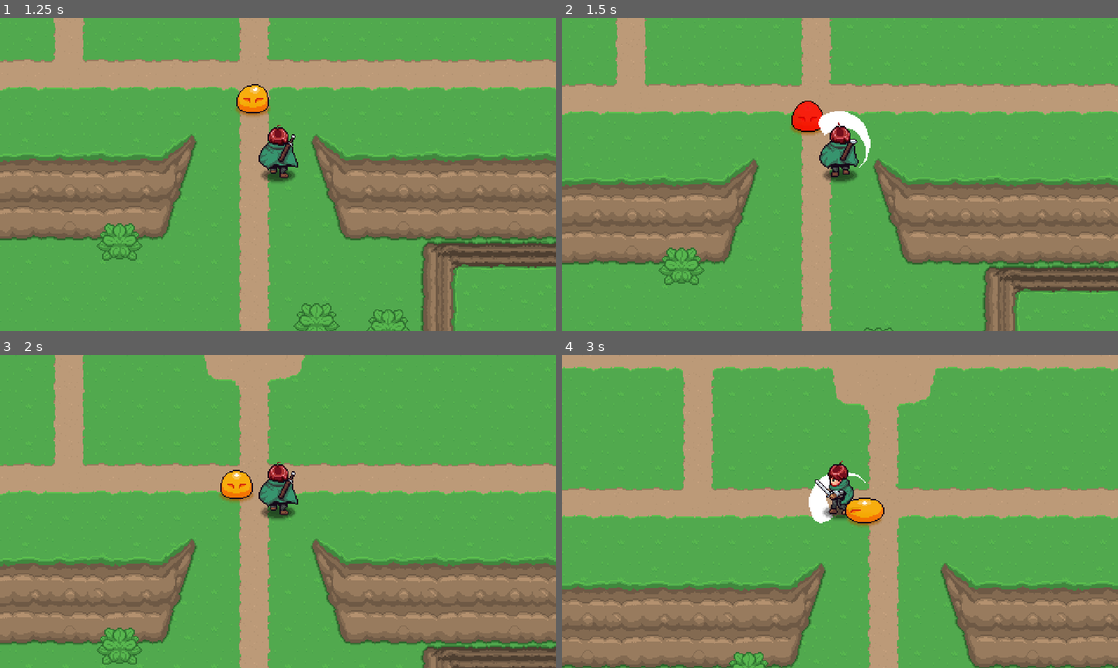
Above: before the commit, frames 1-4 (two rows, left to right).
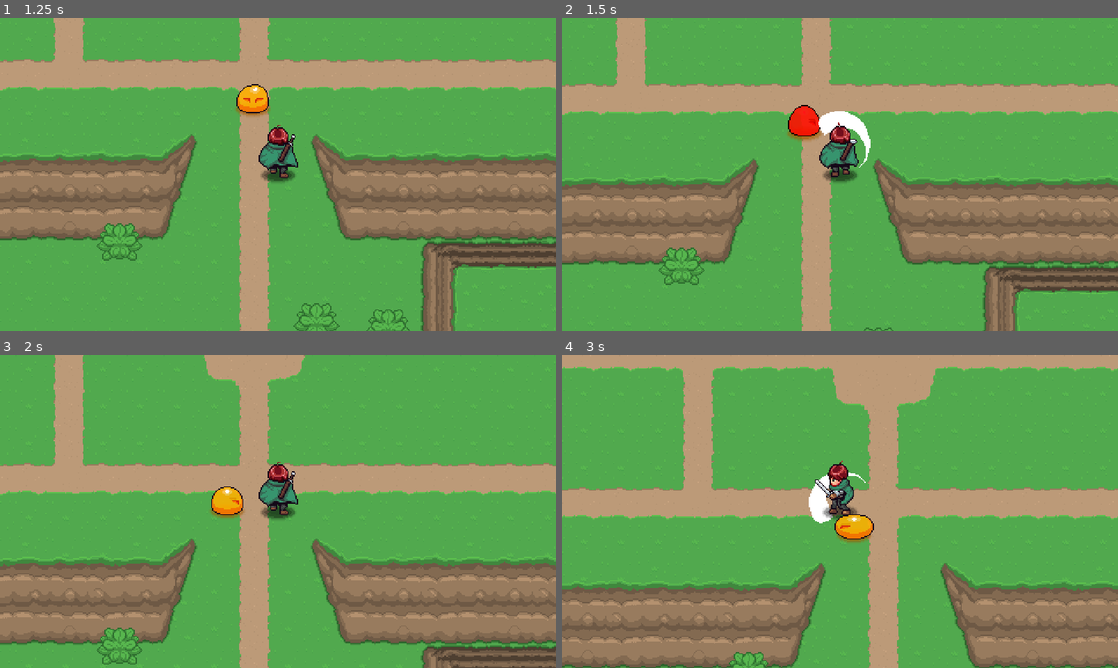
Above: after the commit, the same moments.

Repository: decioneto/aarpg
Game: Godot game, scene res://playground.tscn
Same seed, same stepped clock (60 frames per second), same inputs: the game is played once before the commit and once after it.
Inputs (mouse positions are in pixels of both pictures, inside the frame that each line leads up to):
- Up to frame 1 (1.25 s): move the mouse to (250, 237) at 0.52 s; press the mouse at (250, 237) at 0.53 s; hold W (up) from 0.53 s (still down)
- Up to frame 2 (1.5 s): keep holding W (up); move the mouse to (1006, 221) at 1.27 s; release the mouse at (1006, 221) at 1.28 s; click (1006, 221) at 1.35 s
- Up to frame 3 (2 s): keep holding W (up)
- Up to frame 4 (3 s): move the mouse to (673, 464) at 2.02 s; release W (up) at 2.03 s; press the mouse at (673, 464) at 2.03 s; hold A (left) from 2.03 s (still down); move the mouse to (867, 511) at 2.77 s; release the mouse at (867, 511) at 2.78 s; click (867, 511) at 2.85 s

Frame 1 is identical in both runs. In frame 2, 0.3% of the frame differs, in the area x 40-47%, y 26-40%; in frame 3, 0.8%; in frame 4, 0.9%, in the area x 49-58%, y 45-60%.

Commit message:
updating enemy damage position

Diff:
--- a/Enemies/scripts/enemy.gd
+++ b/Enemies/scripts/enemy.gd
@@ -1,8 +1,8 @@
 class_name Enemy extends CharacterBody2D
 
 signal DirectionChanged(new_direction: Vector2)
-signal enemy_damage()
-signal enemy_destroyed()
+signal enemy_damage(hurt_box: HurtBox)
+signal enemy_destroyed(hurt_box: HurtBox)
 
 const DIR_4 = [Vector2.RIGHT, Vector2.DOWN, Vector2.LEFT, Vector2.UP]
 
@@ -57,11 +57,11 @@
   else:
     return "side"
 
-func _take_damage(damage: int) -> void:
+func _take_damage(hurt_box: HurtBox) -> void:
   if invulnerable == true:
     return
-  hp -= damage
+  hp -= hurt_box.damage
   if hp > 0:
-    enemy_damage.emit()
+    enemy_damage.emit(hurt_box)
   else:
-    enemy_destroyed.emit()
+    enemy_destroyed.emit(hurt_box)
--- a/Enemies/scripts/states/enemy_state_destroy.gd
+++ b/Enemies/scripts/states/enemy_state_destroy.gd
@@ -6,6 +6,7 @@
 
 @export_category("AI")
 
+var _damage_position: Vector2
 var _diretion: Vector2
 
 func init() -> void:
@@ -14,7 +15,7 @@
 
 func enter() -> void:
   enemy.invulnerable = true
-  _diretion = enemy.global_position.direction_to(enemy.player.global_position)
+  _diretion = enemy.global_position.direction_to(_damage_position)
   enemy.SetDirection(_diretion)
   enemy.velocity = _diretion * -knockback_speed
   enemy.update_animation(anim_name)
@@ -32,7 +33,8 @@
 func _physics(_delta: float) -> EnemyState:
   return null
 
-func on_enemy_destroy() -> void:
+func on_enemy_destroy(hurt_box: HurtBox) -> void:
+  _damage_position = hurt_box.global_position
   enemy.state_machine.ChangeState(self)
 
 func _on_animation_finished(_a: String):
--- a/Enemies/scripts/states/enemy_state_stun.gd
+++ b/Enemies/scripts/states/enemy_state_stun.gd
@@ -7,6 +7,7 @@
 @export_category("AI")
 @export var next_state: EnemyState
 
+var _damage_position: Vector2
 var _diretion: Vector2
 var _animation_finished: bool = false
 
@@ -17,7 +18,7 @@
 func enter() -> void:
   enemy.invulnerable = true
   _animation_finished = false
-  _diretion = enemy.global_position.direction_to(enemy.player.global_position)
+  _diretion = enemy.global_position.direction_to(_damage_position)
   enemy.SetDirection(_diretion)
   enemy.velocity = _diretion * -knockback_speed
   enemy.update_animation(anim_name)
@@ -40,7 +41,8 @@
 func _physics(_delta: float) -> EnemyState:
   return null
 
-func on_enemy_damage() -> void:
+func on_enemy_damage(hurt_box: HurtBox) -> void:
+  _damage_position = hurt_box.global_position
   enemy.state_machine.ChangeState(self)
 
 func _on_animation_finished(_a: String):
--- a/Enemies/slime/slime.tscn
+++ b/Enemies/slime/slime.tscn
@@ -21,6 +21,246 @@
 radius = 5.0
 height = 20.0
 
+[sub_resource type="Animation" id="Animation_qdd58"]
+resource_name = "Destroy_down"
+step = 0.05
+tracks/0/type = "value"
+tracks/0/imported = false
+tracks/0/enabled = true
+tracks/0/path = NodePath("Sprite2D:frame")
+tracks/0/interp = 1
+tracks/0/loop_wrap = true
+tracks/0/keys = {
+"times": PackedFloat32Array(0, 0.05, 0.1, 0.15, 0.2, 0.25),
+"transitions": PackedFloat32Array(1, 1, 1.03526, 1, 1, 1),
+"update": 1,
+"values": [18, 19, 20, 9, 11, 18]
+}
+tracks/1/type = "value"
+tracks/1/imported = false
+tracks/1/enabled = true
+tracks/1/path = NodePath("Sprite2D:position")
+tracks/1/interp = 1
+tracks/1/loop_wrap = true
+tracks/1/keys = {
+"times": PackedFloat32Array(0, 0.1, 0.25, 0.3),
+"transitions": PackedFloat32Array(1, 1, 1, 1),
+"update": 0,
+"values": [Vector2(0, -19), Vector2(0, -22), Vector2(0, -19), Vector2(0, -19)]
+}
+tracks/2/type = "value"
+tracks/2/imported = false
+tracks/2/enabled = true
+tracks/2/path = NodePath("Sprite2D:modulate")
+tracks/2/interp = 1
+tracks/2/loop_wrap = true
+tracks/2/keys = {
+"times": PackedFloat32Array(0, 0.2, 0.25, 0.35),
+"transitions": PackedFloat32Array(1, 1, 1, 1),
+"update": 0,
+"values": [Color(1, 0, 0, 1), Color(1, 1, 1, 1), Color(1, 1, 1, 1), Color(1, 1, 1, 0)]
+}
+tracks/3/type = "audio"
+tracks/3/imported = false
+tracks/3/enabled = true
+tracks/3/path = NodePath("AudioStreamPlayer2D")
+tracks/3/interp = 1
+tracks/3/loop_wrap = true
+tracks/3/keys = {
+"clips": [{
+"end_offset": 0.0,
+"start_offset": 0.0,
+"stream": ExtResource("5_nbo77")
+}],
+"times": PackedFloat32Array(0)
+}
+tracks/3/use_blend = true
+tracks/4/type = "audio"
+tracks/4/imported = false
+tracks/4/enabled = true
+tracks/4/path = NodePath("AudioStreamPlayer2D")
+tracks/4/interp = 1
+tracks/4/loop_wrap = true
+tracks/4/keys = {
+"clips": [{
+"end_offset": 0.0,
+"start_offset": 0.0,
+"stream": ExtResource("6_uyrms")
+}],
+"times": PackedFloat32Array(0.05)
+}
+tracks/4/use_blend = true
+tracks/5/type = "animation"
+tracks/5/imported = false
+tracks/5/enabled = true
+tracks/5/path = NodePath("DestroyEffect/AnimationPlayer")
+tracks/5/interp = 1
+tracks/5/loop_wrap = true
+tracks/5/keys = {
+"clips": PackedStringArray("destroy"),
+"times": PackedFloat32Array(0)
+}
+
+[sub_resource type="Animation" id="Animation_xewpd"]
+resource_name = "Destroy_side"
+step = 0.05
+tracks/0/type = "value"
+tracks/0/imported = false
+tracks/0/enabled = true
+tracks/0/path = NodePath("Sprite2D:frame")
+tracks/0/interp = 1
+tracks/0/loop_wrap = true
+tracks/0/keys = {
+"times": PackedFloat32Array(0, 0.05, 0.1, 0.15, 0.2, 0.25),
+"transitions": PackedFloat32Array(1, 1, 1.03526, 1, 1, 1),
+"update": 1,
+"values": [24, 25, 26, 17, 15, 24]
+}
+tracks/1/type = "value"
+tracks/1/imported = false
+tracks/1/enabled = true
+tracks/1/path = NodePath("Sprite2D:position")
+tracks/1/interp = 1
+tracks/1/loop_wrap = true
+tracks/1/keys = {
+"times": PackedFloat32Array(0, 0.1, 0.25, 0.3),
+"transitions": PackedFloat32Array(1, 1, 1, 1),
+"update": 0,
+"values": [Vector2(0, -19), Vector2(0, -22), Vector2(0, -19), Vector2(0, -19)]
+}
+tracks/2/type = "value"
+tracks/2/imported = false
+tracks/2/enabled = true
+tracks/2/path = NodePath("Sprite2D:modulate")
+tracks/2/interp = 1
+tracks/2/loop_wrap = true
+tracks/2/keys = {
+"times": PackedFloat32Array(0, 0.2, 0.25, 0.35),
+"transitions": PackedFloat32Array(1, 1, 1, 1),
+"update": 0,
+"values": [Color(1, 0, 0, 1), Color(1, 1, 1, 1), Color(1, 1, 1, 1), Color(1, 1, 1, 0)]
+}
+tracks/3/type = "audio"
+tracks/3/imported = false
+tracks/3/enabled = true
+tracks/3/path = NodePath("AudioStreamPlayer2D")
+tracks/3/interp = 1
+tracks/3/loop_wrap = true
+tracks/3/keys = {
+"clips": [{
+"end_offset": 0.0,
+"start_offset": 0.0,
+"stream": ExtResource("5_nbo77")
+}],
+"times": PackedFloat32Array(0)
+}
+tracks/3/use_blend = true
+tracks/4/type = "audio"
+tracks/4/imported = false
+tracks/4/enabled = true
+tracks/4/path = NodePath("AudioStreamPlayer2D")
+tracks/4/interp = 1
+tracks/4/loop_wrap = true
+tracks/4/keys = {
+"clips": [{
+"end_offset": 0.0,
+"start_offset": 0.0,
+"stream": ExtResource("6_uyrms")
+}],
+"times": PackedFloat32Array(0.05)
+}
+tracks/4/use_blend = true
+tracks/5/type = "animation"
+tracks/5/imported = false
+tracks/5/enabled = true
+tracks/5/path = NodePath("DestroyEffect/AnimationPlayer")
+tracks/5/interp = 1
+tracks/5/loop_wrap = true
+tracks/5/keys = {
+"clips": PackedStringArray("destroy"),
+"times": PackedFloat32Array(0)
+}
+
+[sub_resource type="Animation" id="Animation_4girq"]
+resource_name = "Destroy_up"
+step = 0.05
+tracks/0/type = "value"
+tracks/0/imported = false
+tracks/0/enabled = true
+tracks/0/path = NodePath("Sprite2D:frame")
+tracks/0/interp = 1
+tracks/0/loop_wrap = true
+tracks/0/keys = {
+"times": PackedFloat32Array(0, 0.05, 0.1, 0.15, 0.2, 0.25),
+"transitions": PackedFloat32Array(1, 1, 1.03526, 1, 1, 1),
+"update": 1,
+"values": [21, 22, 23, 14, 12, 21]
+}
+tracks/1/type = "value"
+tracks/1/imported = false
+tracks/1/enabled = true
+tracks/1/path = NodePath("Sprite2D:position")
+tracks/1/interp = 1
+tracks/1/loop_wrap = true
+tracks/1/keys = {
+"times": PackedFloat32Array(0, 0.1, 0.25, 0.3),
+"transitions": PackedFloat32Array(1, 1, 1, 1),
+"update": 0,
+"values": [Vector2(0, -19), Vector2(0, -22), Vector2(0, -19), Vector2(0, -19)]
+}
+tracks/2/type = "value"
+tracks/2/imported = false
+tracks/2/enabled = true
+tracks/2/path = NodePath("Sprite2D:modulate")
+tracks/2/interp = 1
+tracks/2/loop_wrap = true
+tracks/2/keys = {
+"times": PackedFloat32Array(0, 0.2, 0.25, 0.35),
+"transitions": PackedFloat32Array(1, 1, 1, 1),
+"update": 0,
+"values": [Color(1, 0, 0, 1), Color(1, 1, 1, 1), Color(1, 1, 1, 1), Color(1, 1, 1, 0)]
+}
+tracks/3/type = "audio"
+tracks/3/imported = false
+tracks/3/enabled = true
+tracks/3/path = NodePath("AudioStreamPlayer2D")
+tracks/3/interp = 1
+tracks/3/loop_wrap = true
+tracks/3/keys = {
+"clips": [{
+"end_offset": 0.0,
+"start_offset": 0.0,
+"stream": ExtResource("5_nbo77")
+}],
+"times": PackedFloat32Array(0)
+}
+tracks/3/use_blend = true
+tracks/4/type = "audio"
+tracks/4/imported = false
+tracks/4/enabled = true
+tracks/4/path = NodePath("AudioStreamPlayer2D")
+tracks/4/interp = 1
+tracks/4/loop_wrap = true
+tracks/4/keys = {
+"clips": [{
+"end_offset": 0.0,
+"start_offset": 0.0,
+"stream": ExtResource("6_uyrms")
+}],
+"times": PackedFloat32Array(0.05)
+}
+tracks/4/use_blend = true
+tracks/5/type = "animation"
+tracks/5/imported = false
+tracks/5/enabled = true
+tracks/5/path = NodePath("DestroyEffect/AnimationPlayer")
+tracks/5/interp = 1
+tracks/5/loop_wrap = true
+tracks/5/keys = {
+"clips": PackedStringArray("destroy"),
+"times": PackedFloat32Array(0)
+}
+
 [sub_resource type="Animation" id="Animation_6s0i6"]
 resource_name = "Idle_down"
 length = 0.4
@@ -147,333 +387,6 @@
 "values": [Color(1, 1, 1, 1)]
 }
 
-[sub_resource type="Animation" id="Animation_mqbni"]
-resource_name = "Walk_down"
-length = 0.7
-loop_mode = 1
-tracks/0/type = "value"
-tracks/0/imported = false
-tracks/0/enabled = true
-tracks/0/path = NodePath("Sprite2D:frame")
-tracks/0/interp = 1
-tracks/0/loop_wrap = true
-tracks/0/keys = {
-"times": PackedFloat32Array(0, 0.2, 0.4, 0.7),
-"transitions": PackedFloat32Array(1, 1, 1, 1),
-"update": 0,
-"values": [9, 10, 11, 12]
-}
-tracks/1/type = "value"
-tracks/1/imported = false
-tracks/1/enabled = true
-tracks/1/path = NodePath("Sprite2D:position")
-tracks/1/interp = 1
-tracks/1/loop_wrap = true
-tracks/1/keys = {
-"times": PackedFloat32Array(0, 0.2, 0.5, 0.7),
-"transitions": PackedFloat32Array(-2, -2, -2, 1),
-"update": 0,
-"values": [Vector2(0, -19), Vector2(0, -19), Vector2(0, -23), Vector2(0, -19)]
-}
-
-[sub_resource type="Animation" id="Animation_3l4cu"]
-resource_name = "Walk_side"
-length = 0.7
-loop_mode = 1
-tracks/0/type = "value"
-tracks/0/imported = false
-tracks/0/enabled = true
-tracks/0/path = NodePath("Sprite2D:frame")
-tracks/0/interp = 1
-tracks/0/loop_wrap = true
-tracks/0/keys = {
-"times": PackedFloat32Array(0, 0.2, 0.4, 0.7),
-"transitions": PackedFloat32Array(1, 1, 1, 1),
-"update": 0,
-"values": [15, 16, 17, 15]
-}
-tracks/1/type = "value"
-tracks/1/imported = false
-tracks/1/enabled = true
-tracks/1/path = NodePath("Sprite2D:position")
-tracks/1/interp = 1
-tracks/1/loop_wrap = true
-tracks/1/keys = {
-"times": PackedFloat32Array(0, 0.2, 0.5, 0.7),
-"transitions": PackedFloat32Array(-2, -2, -2, 1),
-"update": 0,
-"values": [Vector2(0, -19), Vector2(0, -19), Vector2(0, -23), Vector2(0, -19)]
-}
-
-[sub_resource type="Animation" id="Animation_22fhf"]
-resource_name = "Walk_up"
-length = 0.7
-loop_mode = 1
-tracks/0/type = "value"
-tracks/0/imported = false
-tracks/0/enabled = true
-tracks/0/path = NodePath("Sprite2D:frame")
-tracks/0/interp = 1
-tracks/0/loop_wrap = true
-tracks/0/keys = {
-"times": PackedFloat32Array(0, 0.2, 0.4, 0.7),
-"transitions": PackedFloat32Array(1, 1, 1, 1),
-"update": 0,
-"values": [12, 13, 14, 12]
-}
-tracks/1/type = "value"
-tracks/1/imported = false
-tracks/1/enabled = true
-tracks/1/path = NodePath("Sprite2D:position")
-tracks/1/interp = 1
-tracks/1/loop_wrap = true
-tracks/1/keys = {
-"times": PackedFloat32Array(0, 0.2, 0.5, 0.7),
-"transitions": PackedFloat32Array(-2, -2, -2, 1),
-"update": 0,
-"values": [Vector2(0, -19), Vector2(0, -19), Vector2(0, -23), Vector2(0, -19)]
-}
-
-[sub_resource type="Animation" id="Animation_qdd58"]
-resource_name = "Destroy_down"
-step = 0.05
-tracks/0/type = "value"
-tracks/0/imported = false
-tracks/0/enabled = true
-tracks/0/path = NodePath("Sprite2D:frame")
-tracks/0/interp = 1
-tracks/0/loop_wrap = true
-tracks/0/keys = {
-"times": PackedFloat32Array(0, 0.05, 0.1, 0.15, 0.2, 0.25),
-"transitions": PackedFloat32Array(1, 1, 1.03526, 1, 1, 1),
-"update": 1,
-"values": [18, 19, 20, 9, 11, 18]
-}
-tracks/1/type = "value"
-tracks/1/imported = false
-tracks/1/enabled = true
-tracks/1/path = NodePath("Sprite2D:position")
-tracks/1/interp = 1
-tracks/1/loop_wrap = true
-tracks/1/keys = {
-"times": PackedFloat32Array(0, 0.1, 0.25, 0.3),
-"transitions": PackedFloat32Array(1, 1, 1, 1),
-"update": 0,
-"values": [Vector2(0, -19), Vector2(0, -22), Vector2(0, -19), Vector2(0, -19)]
-}
-tracks/2/type = "value"
-tracks/2/imported = false
-tracks/2/enabled = true
-tracks/2/path = NodePath("Sprite2D:modulate")
-tracks/2/interp = 1
-tracks/2/loop_wrap = true
-tracks/2/keys = {
-"times": PackedFloat32Array(0, 0.2, 0.25, 0.35),
-"transitions": PackedFloat32Array(1, 1, 1, 1),
-"update": 0,
-"values": [Color(1, 0, 0, 1), Color(1, 1, 1, 1), Color(1, 1, 1, 1), Color(1, 1, 1, 0)]
-}
-tracks/3/type = "audio"
-tracks/3/imported = false
-tracks/3/enabled = true
-tracks/3/path = NodePath("AudioStreamPlayer2D")
-tracks/3/interp = 1
-tracks/3/loop_wrap = true
-tracks/3/keys = {
-"clips": [{
-"end_offset": 0.0,
-"start_offset": 0.0,
-"stream": ExtResource("5_nbo77")
-}],
-"times": PackedFloat32Array(0)
-}
-tracks/3/use_blend = true
-tracks/4/type = "audio"
-tracks/4/imported = false
-tracks/4/enabled = true
-tracks/4/path = NodePath("AudioStreamPlayer2D")
-tracks/4/interp = 1
-tracks/4/loop_wrap = true
-tracks/4/keys = {
-"clips": [{
-"end_offset": 0.0,
-"start_offset": 0.0,
-"stream": ExtResource("6_uyrms")
-}],
-"times": PackedFloat32Array(0.05)
-}
-tracks/4/use_blend = true
-tracks/5/type = "animation"
-tracks/5/imported = false
-tracks/5/enabled = true
-tracks/5/path = NodePath("DestroyEffect/AnimationPlayer")
-tracks/5/interp = 1
-tracks/5/loop_wrap = true
-tracks/5/keys = {
-"clips": PackedStringArray("destroy"),
-"times": PackedFloat32Array(0)
-}
-
-[sub_resource type="Animation" id="Animation_xewpd"]
-resource_name = "Destroy_side"
-step = 0.05
-tracks/0/type = "value"
-tracks/0/imported = false
-tracks/0/enabled = true
-tracks/0/path = NodePath("Sprite2D:frame")
-tracks/0/interp = 1
-tracks/0/loop_wrap = true
-tracks/0/keys = {
-"times": PackedFloat32Array(0, 0.05, 0.1, 0.15, 0.2, 0.25),
-"transitions": PackedFloat32Array(1, 1, 1.03526, 1, 1, 1),
-"update": 1,
-"values": [24, 25, 26, 17, 15, 24]
-}
-tracks/1/type = "value"
-tracks/1/imported = false
-tracks/1/enabled = true
-tracks/1/path = NodePath("Sprite2D:position")
-tracks/1/interp = 1
-tracks/1/loop_wrap = true
-tracks/1/keys = {
-"times": PackedFloat32Array(0, 0.1, 0.25, 0.3),
-"transitions": PackedFloat32Array(1, 1, 1, 1),
-"update": 0,
-"values": [Vector2(0, -19), Vector2(0, -22), Vector2(0, -19), Vector2(0, -19)]
-}
-tracks/2/type = "value"
-tracks/2/imported = false
-tracks/2/enabled = true
-tracks/2/path = NodePath("Sprite2D:modulate")
-tracks/2/interp = 1
-tracks/2/loop_wrap = true
-tracks/2/keys = {
-"times": PackedFloat32Array(0, 0.2, 0.25, 0.35),
-"transitions": PackedFloat32Array(1, 1, 1, 1),
-"update": 0,
-"values": [Color(1, 0, 0, 1), Color(1, 1, 1, 1), Color(1, 1, 1, 1), Color(1, 1, 1, 0)]
-}
-tracks/3/type = "audio"
-tracks/3/imported = false
-tracks/3/enabled = true
-tracks/3/path = NodePath("AudioStreamPlayer2D")
-tracks/3/interp = 1
-tracks/3/loop_wrap = true
-tracks/3/keys = {
-"clips": [{
-"end_offset": 0.0,
-"start_offset": 0.0,
-"stream": ExtResource("5_nbo77")
-}],
-"times": PackedFloat32Array(0)
-}
-tracks/3/use_blend = true
-tracks/4/type = "audio"
-tracks/4/imported = false
-tracks/4/enabled = true
-tracks/4/path = NodePath("AudioStreamPlayer2D")
-tracks/4/interp = 1
-tracks/4/loop_wrap = true
-tracks/4/keys = {
-"clips": [{
-"end_offset": 0.0,
-"start_offset": 0.0,
-"stream": ExtResource("6_uyrms")
-}],
-"times": PackedFloat32Array(0.05)
-}
-tracks/4/use_blend = true
-tracks/5/type = "animation"
-tracks/5/imported = false
-tracks/5/enabled = true
-tracks/5/path = NodePath("DestroyEffect/AnimationPlayer")
-tracks/5/interp = 1
-tracks/5/loop_wrap = true
-tracks/5/keys = {
-"clips": PackedStringArray("destroy"),
-"times": PackedFloat32Array(0)
-}
-
-[sub_resource type="Animation" id="Animation_4girq"]
-resource_name = "Destroy_up"
-step = 0.05
-tracks/0/type = "value"
-tracks/0/imported = false
-tracks/0/enabled = true
-tracks/0/path = NodePath("Sprite2D:frame")
-tracks/0/interp = 1
-tracks/0/loop_wrap = true
-tracks/0/keys = {
-"times": PackedFloat32Array(0, 0.05, 0.1, 0.15, 0.2, 0.25),
-"transitions": PackedFloat32Array(1, 1, 1.03526, 1, 1, 1),
-"update": 1,
-"values": [21, 22, 23, 14, 12, 21]
-}
-tracks/1/type = "value"
-tracks/1/imported = false
-tracks/1/enabled = true
-tracks/1/path = NodePath("Sprite2D:position")
-tracks/1/interp = 1
-tracks/1/loop_wrap = true
-tracks/1/keys = {
-"times": PackedFloat32Array(0, 0.1, 0.25, 0.3),
-"transitions": PackedFloat32Array(1, 1, 1, 1),
-"update": 0,
-"values": [Vector2(0, -19), Vector2(0, -22), Vector2(0, -19), Vector2(0, -19)]
-}
-tracks/2/type = "value"
-tracks/2/imported = false
-tracks/2/enabled = true
-tracks/2/path = NodePath("Sprite2D:modulate")
-tracks/2/interp = 1
-tracks/2/loop_wrap = true
-tracks/2/keys = {
-"times": PackedFloat32Array(0, 0.2, 0.25, 0.35),
-"transitions": PackedFloat32Array(1, 1, 1, 1),
-"update": 0,
-"values": [Color(1, 0, 0, 1), Color(1, 1, 1, 1), Color(1, 1, 1, 1), Color(1, 1, 1, 0)]
-}
-tracks/3/type = "audio"
-tracks/3/imported = false
-tracks/3/enabled = true
-tracks/3/path = NodePath("AudioStreamPlayer2D")
-tracks/3/interp = 1
-tracks/3/loop_wrap = true
-tracks/3/keys = {
-"clips": [{
-"end_offset": 0.0,
-"start_offset": 0.0,
-"stream": ExtResource("5_nbo77")
-}],
-"times": PackedFloat32Array(0)
-}
-tracks/3/use_blend = true
-tracks/4/type = "audio"
-tracks/4/imported = false
-tracks/4/enabled = true
-tracks/4/path = NodePath("AudioStreamPlayer2D")
-tracks/4/interp = 1
-tracks/4/loop_wrap = true
-tracks/4/keys = {
-"clips": [{
-"end_offset": 0.0,
-"start_offset": 0.0,
-"stream": ExtResource("6_uyrms")
-}],
-"times": PackedFloat32Array(0.05)
-}
-tracks/4/use_blend = true
-tracks/5/type = "animation"
-tracks/5/imported = false
-tracks/5/enabled = true
-tracks/5/path = NodePath("DestroyEffect/AnimationPlayer")
-tracks/5/interp = 1
-tracks/5/loop_wrap = true
-tracks/5/keys = {
-"clips": PackedStringArray("destroy"),
-"times": PackedFloat32Array(0)
-}
-
 [sub_resource type="Animation" id="Animation_ld05h"]
 resource_name = "Stun_down"
 length = 0.3
@@ -641,6 +554,93 @@
 "times": PackedFloat32Array(0)
 }
 tracks/3/use_blend = true
+
+[sub_resource type="Animation" id="Animation_mqbni"]
+resource_name = "Walk_down"
+length = 0.7
+loop_mode = 1
+tracks/0/type = "value"
+tracks/0/imported = false
+tracks/0/enabled = true
+tracks/0/path = NodePath("Sprite2D:frame")
+tracks/0/interp = 1
+tracks/0/loop_wrap = true
+tracks/0/keys = {
+"times": PackedFloat32Array(0, 0.2, 0.4, 0.7),
+"transitions": PackedFloat32Array(1, 1, 1, 1),
+"update": 0,
+"values": [9, 10, 11, 12]
+}
+tracks/1/type = "value"
+tracks/1/imported = false
+tracks/1/enabled = true
+tracks/1/path = NodePath("Sprite2D:position")
+tracks/1/interp = 1
+tracks/1/loop_wrap = true
+tracks/1/keys = {
+"times": PackedFloat32Array(0, 0.2, 0.5, 0.7),
+"transitions": PackedFloat32Array(-2, -2, -2, 1),
+"update": 0,
+"values": [Vector2(0, -19), Vector2(0, -19), Vector2(0, -23), Vector2(0, -19)]
+}
+
+[sub_resource type="Animation" id="Animation_3l4cu"]
+resource_name = "Walk_side"
+length = 0.7
+loop_mode = 1
+tracks/0/type = "value"
+tracks/0/imported = false
+tracks/0/enabled = true
+tracks/0/path = NodePath("Sprite2D:frame")
+tracks/0/interp = 1
+tracks/0/loop_wrap = true
+tracks/0/keys = {
+"times": PackedFloat32Array(0, 0.2, 0.4, 0.7),
+"transitions": PackedFloat32Array(1, 1, 1, 1),
+"update": 0,
+"values": [15, 16, 17, 15]
+}
+tracks/1/type = "value"
+tracks/1/imported = false
+tracks/1/enabled = true
+tracks/1/path = NodePath("Sprite2D:position")
+tracks/1/interp = 1
+tracks/1/loop_wrap = true
+tracks/1/keys = {
+"times": PackedFloat32Array(0, 0.2, 0.5, 0.7),
+"transitions": PackedFloat32Array(-2, -2, -2, 1),
+"update": 0,
+"values": [Vector2(0, -19), Vector2(0, -19), Vector2(0, -23), Vector2(0, -19)]
+}
+
+[sub_resource type="Animation" id="Animation_22fhf"]
+resource_name = "Walk_up"
+length = 0.7
+loop_mode = 1
+tracks/0/type = "value"
+tracks/0/imported = false
+tracks/0/enabled = true
+tracks/0/path = NodePath("Sprite2D:frame")
+tracks/0/interp = 1
+tracks/0/loop_wrap = true
+tracks/0/keys = {
+"times": PackedFloat32Array(0, 0.2, 0.4, 0.7),
+"transitions": PackedFloat32Array(1, 1, 1, 1),
+"update": 0,
+"values": [12, 13, 14, 12]
+}
+tracks/1/type = "value"
+tracks/1/imported = false
+tracks/1/enabled = true
+tracks/1/path = NodePath("Sprite2D:position")
+tracks/1/interp = 1
+tracks/1/loop_wrap = true
+tracks/1/keys = {
+"times": PackedFloat32Array(0, 0.2, 0.5, 0.7),
+"transitions": PackedFloat32Array(-2, -2, -2, 1),
+"update": 0,
+"values": [Vector2(0, -19), Vector2(0, -19), Vector2(0, -23), Vector2(0, -19)]
+}
 
 [sub_resource type="AnimationLibrary" id="AnimationLibrary_22fhf"]
 _data = {
@@ -659,6 +659,33 @@
 &"Walk_up": SubResource("Animation_22fhf")
 }
 
+[sub_resource type="Animation" id="Animation_ephdu"]
+length = 0.001
+tracks/0/type = "value"
+tracks/0/imported = false
+tracks/0/enabled = true
+tracks/0/path = NodePath(".:frame")
+tracks/0/interp = 1
+tracks/0/loop_wrap = true
+tracks/0/keys = {
+"times": PackedFloat32Array(0),
+"transitions": PackedFloat32Array(1),
+"update": 1,
+"values": [0]
+}
+tracks/1/type = "value"
+tracks/1/imported = false
+tracks/1/enabled = true
+tracks/1/path = NodePath(".:visible")
+tracks/1/interp = 1
+tracks/1/loop_wrap = true
+tracks/1/keys = {
+"times": PackedFloat32Array(0),
+"transitions": PackedFloat32Array(1),
+"update": 1,
+"values": [false]
+}
+
 [sub_resource type="Animation" id="Animation_uyrms"]
 resource_name = "destroy"
 step = 0.1
@@ -685,33 +712,6 @@
 "transitions": PackedFloat32Array(1, 1),
 "update": 1,
 "values": [true, false]
-}
-
-[sub_resource type="Animation" id="Animation_ephdu"]
-length = 0.001
-tracks/0/type = "value"
-tracks/0/imported = false
-tracks/0/enabled = true
-tracks/0/path = NodePath(".:frame")
-tracks/0/interp = 1
-tracks/0/loop_wrap = true
-tracks/0/keys = {
-"times": PackedFloat32Array(0),
-"transitions": PackedFloat32Array(1),
-"update": 1,
-"values": [0]
-}
-tracks/1/type = "value"
-tracks/1/imported = false
-tracks/1/enabled = true
-tracks/1/path = NodePath(".:visible")
-tracks/1/interp = 1
-tracks/1/loop_wrap = true
-tracks/1/keys = {
-"times": PackedFloat32Array(0),
-"transitions": PackedFloat32Array(1),
-"update": 1,
-"values": [false]
 }
 
 [sub_resource type="AnimationLibrary" id="AnimationLibrary_qdd58"]
@@ -775,9 +775,6 @@
 
 [node name="Stun" type="Node" parent="EnemyStateMachine" node_paths=PackedStringArray("next_state")]
 script = ExtResource("10_ld05h")
-anim_name = null
-knockback_speed = null
-decelerate_speed = null
 next_state = NodePath("../Idle")
 
 [node name="Destroy" type="Node" parent="EnemyStateMachine"]
--- a/GeneralNodes/HitBox/hit_box.gd
+++ b/GeneralNodes/HitBox/hit_box.gd
@@ -1,7 +1,6 @@
 class_name HitBox extends Area2D
 
-signal Damaged(damage: int)
+signal Damaged(hurt_box: HurtBox)
 
-func TakeDamage(damage: int) -> void:
-  print("TakeDamage: ", damage)
-  Damaged.emit(damage)
+func TakeDamage(hurt_box: HurtBox) -> void:
+  Damaged.emit(hurt_box)
--- a/GeneralNodes/HurtBox/hurt_box.gd
+++ b/GeneralNodes/HurtBox/hurt_box.gd
@@ -8,5 +8,5 @@
 
 func AreaEntered(a: Area2D) -> void:
   if a is HitBox:
-    a.TakeDamage(damage)
+    a.TakeDamage(self)
   pass
